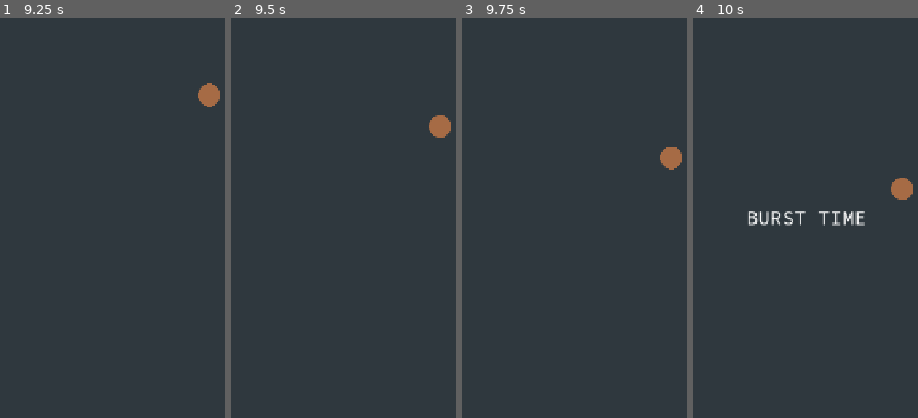
Above: before the commit, frames 1-4 (left to right).
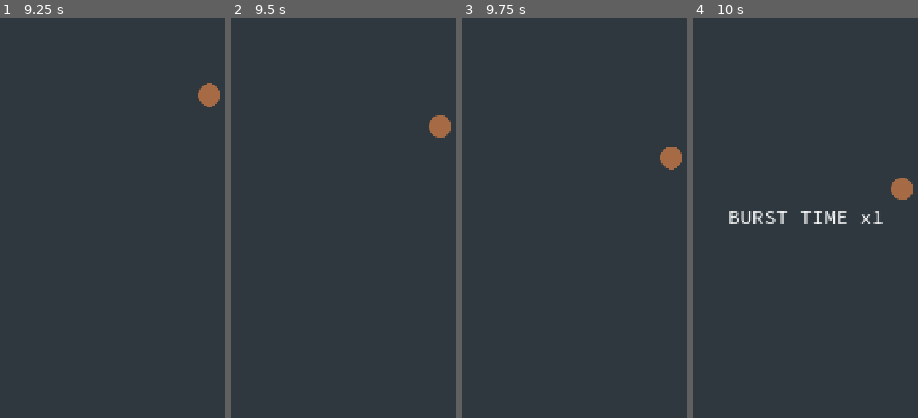
Above: after the commit, the same moments.

Repository: gerep/colour-switcher
Game: Godot game, scene res://scenes/main/main.tscn
The game is run twice, just before and just after one commit, with the same random seed, the same clock (stepped at 60 frames per second) and the same inputs.
Inputs (mouse positions are % of the whole screen's width and height, from its top left):
- Up to frame 1 (9.25 s): move the mouse to (72, 45) at 0.52 s; press the mouse at (72, 45) at 0.53 s; move the mouse to (30, 55) at 1.27 s; release the mouse at (30, 55) at 1.28 s; right-click (30, 55) at 1.35 s; move the mouse to (60, 28) at 2.02 s; tap I every 2.25 s from 2.1 to 8.85 s; move the mouse to (45, 70) at 2.77 s; click (45, 70) at 2.85 s; move the mouse to (80, 65) at 3.52 s; hold Right mouse button (right_button) 3.53-4.28 s; move the mouse to (20, 35) at 4.27 s; move the mouse to (55, 50) at 5.02 s; press the mouse at (55, 50) at 5.03 s; move the mouse to (35, 25) at 5.77 s; release the mouse at (35, 25) at 5.78 s; right-click (35, 25) at 5.85 s; move the mouse to (72, 45) at 6.52 s; move the mouse to (30, 55) at 7.27 s; click (30, 55) at 7.35 s; move the mouse to (60, 28) at 8.02 s; hold Right mouse button (right_button) 8.03-8.78 s; move the mouse to (45, 70) at 8.77 s
- Up to frame 2 (9.5 s): no input
- Up to frame 3 (9.75 s): move the mouse to (80, 65) at 9.52 s; press the mouse at (80, 65) at 9.53 s
- Up to frame 4 (10 s): no input
The pictures show only the part of the screen within x 25-75%, y 25-75%; the shares and areas given below are measured in that part.

Frames 1-3 are identical in both runs. In frame 4, 1.5% of the frame differs, in the area x 16-85%, y 48-52%.

Commit message:
working burst

Diff:
--- a/scenes/blob/blob.gd
+++ b/scenes/blob/blob.gd
@@ -25,6 +25,6 @@
 		Game.player_score += 1
 		Signals.score_updated.emit(Game.player_score)
 	else:
-		print("game over")
+		pass
 
 	call_deferred(&"queue_free")
--- a/scenes/main/hud.gd
+++ b/scenes/main/hud.gd
@@ -1,4 +1,10 @@
 extends CanvasLayer
+
+var burst_bb_text: String = "[center][shake rate={0} level={0} connected=1]BURST TIME x{1}[/shake][/center]"
+var min_rate_level: float = 5.0
+var max_rate_level: float = 35.0
+var current_rate_level: float = 5.0
+var burst_counter: int = 0
 
 @onready var points_label: Label = %PointsLabel
 @onready var burst_time_label: RichTextLabel = %BurstTimeLabel
@@ -6,8 +12,25 @@
 
 func _ready() -> void:
 	Signals.score_updated.connect(_update_score)
-	Signals.burst_started.connect(func(): burst_time_label.visible = true)
-	Signals.burst_ended.connect(func(): burst_time_label.visible = false)
+	Signals.burst_started.connect(_burst_started)
+	Signals.burst_ended.connect(_burst_ended)
+
+
+func _burst_started() -> void:
+	if current_rate_level == max_rate_level:
+		burst_counter = 0
+		current_rate_level = min_rate_level
+
+	burst_counter += 1
+	# Increment max_rate_level because that value is exclusive in the wrapf function.
+	current_rate_level = wrapf(current_rate_level + 5.0, min_rate_level, max_rate_level + 1)
+
+	burst_time_label.text = burst_bb_text.format([current_rate_level, burst_counter])
+	burst_time_label.visible = true
+
+
+func _burst_ended() -> void:
+	burst_time_label.visible = false
 
 
 func _update_score(value: int) -> void:
--- a/scenes/main/main.gd
+++ b/scenes/main/main.gd
@@ -2,9 +2,7 @@
 
 const BLOB = preload("uid://b6chd6vkxeaaa")
 
-var spawn_interval: int = 3
-
-@onready var timer: Timer = $SpawnTimer
+@onready var blob_spawn_timer: Timer = $SpawnTimer
 @onready var speed_burst_timer: Timer = $SpeedBurstTimer
 @onready var right_line: Line2D = $RightLine
 @onready var left_line: Line2D = $LeftLine
@@ -12,9 +10,10 @@
 
 
 func _ready() -> void:
-	timer.timeout.connect(_spawn_blob)
-	timer.wait_time = spawn_interval
+	blob_spawn_timer.wait_time = Game.blob_spawn_interval
+	speed_burst_timer.wait_time = Game.burst_interval
 
+	blob_spawn_timer.timeout.connect(_spawn_blob)
 	speed_burst_timer.timeout.connect(_speed_burst)
 
 	Signals.right_bar_color_changed.connect(_right_bar_color_changed)
@@ -30,13 +29,29 @@
 	add_child(blob)
 
 
+func _reset_blob_timer(interval: float) -> void:
+	blob_spawn_timer.stop()
+	blob_spawn_timer.wait_time = interval
+	blob_spawn_timer.start()
+
+
 func _speed_burst() -> void:
+	# Stop it and start again after the burst period.
+	speed_burst_timer.stop()
+
 	Signals.burst_started.emit()
-	speed_burst_timer.stop()
-	timer.wait_time = 1
-	await get_tree().create_timer(5).timeout
-	timer.wait_time = spawn_interval
+
+	_reset_blob_timer(Game.min_blob_spawn_interval)
+	await get_tree().create_timer(Game.burst_duration).timeout
+	_reset_blob_timer(Game.blob_spawn_interval)
+
+	# Update the burst interval.
+	Game.decrease_burst_interval()
+
+	# Set the new burst duration.
+	speed_burst_timer.wait_time = Game.burst_duration
 	speed_burst_timer.start()
+
 	Signals.burst_ended.emit()
 
 
--- a/scenes/main/main.tscn
+++ b/scenes/main/main.tscn
@@ -79,7 +79,7 @@
 theme_override_fonts/normal_font = ExtResource("3_k2fmo")
 theme_override_font_sizes/normal_font_size = 32
 bbcode_enabled = true
-text = "[center][shake rate=20.0 level=20 connected=1]BURST TIME[/shake][/center]"
+text = "[center][shake rate=20 level=20 connected=1]BURST TIME x1[/shake][/center]"
 fit_content = true
 
 [node name="LeftLine" type="Line2D" parent="."]
--- a/scripts/game.gd
+++ b/scripts/game.gd
@@ -1,3 +1,18 @@
 extends Node
 
 var player_score: int
+var burst_interval: float = 10.0 # TODO: Should it be 11 to start at 10 on the first -1?
+var min_burst_interval: float = 5.0
+var burst_duration: float = 5.0
+var blob_spawn_interval: float = 3.0
+var min_blob_spawn_interval: float = 1.0
+
+
+func decrease_burst_interval() -> void:
+	burst_interval = max(burst_interval - 1, min_burst_interval)
+	if burst_interval < min_burst_interval:
+		reset_burst_interval()
+
+
+func reset_burst_interval() -> void:
+	burst_interval = 10.0
